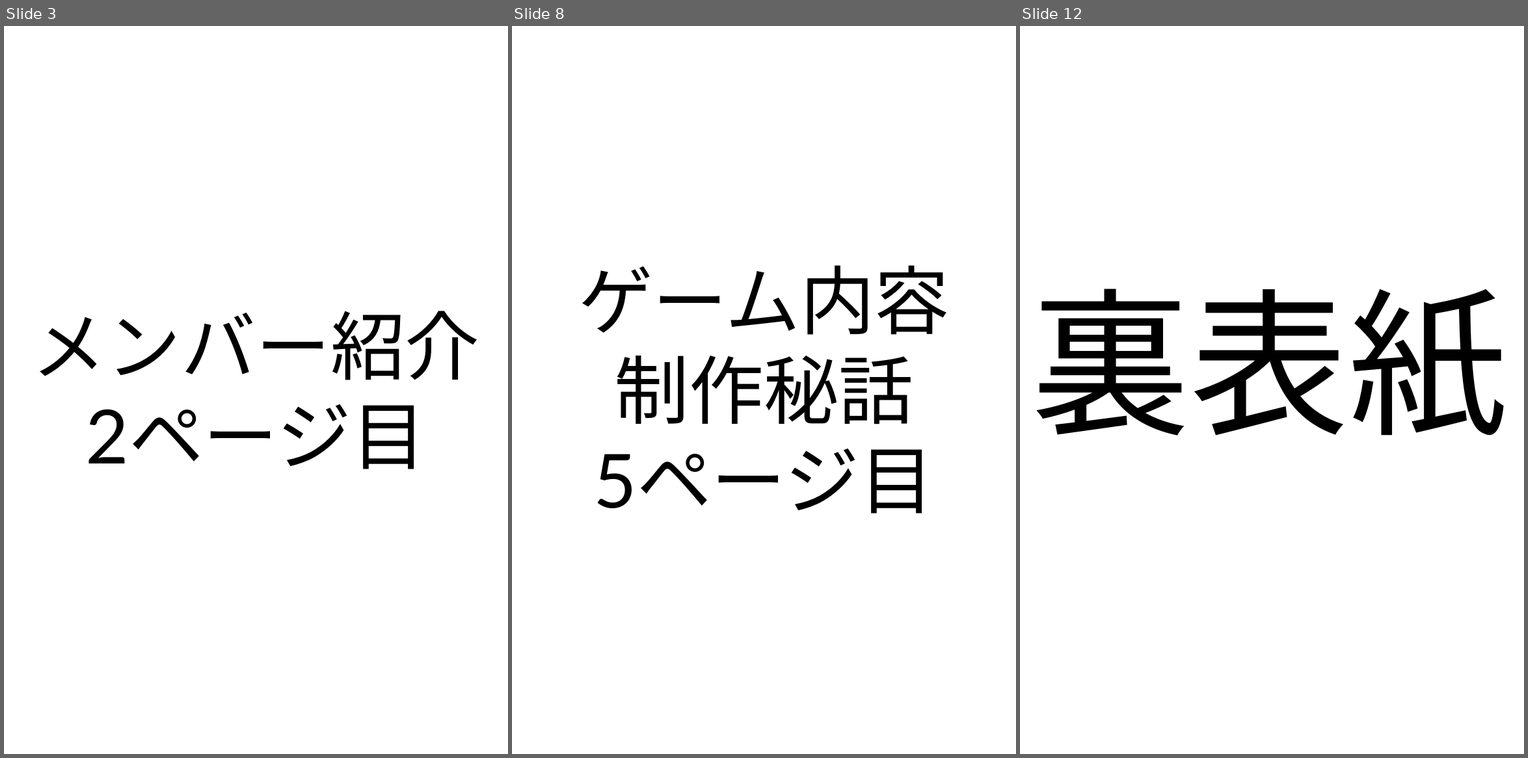
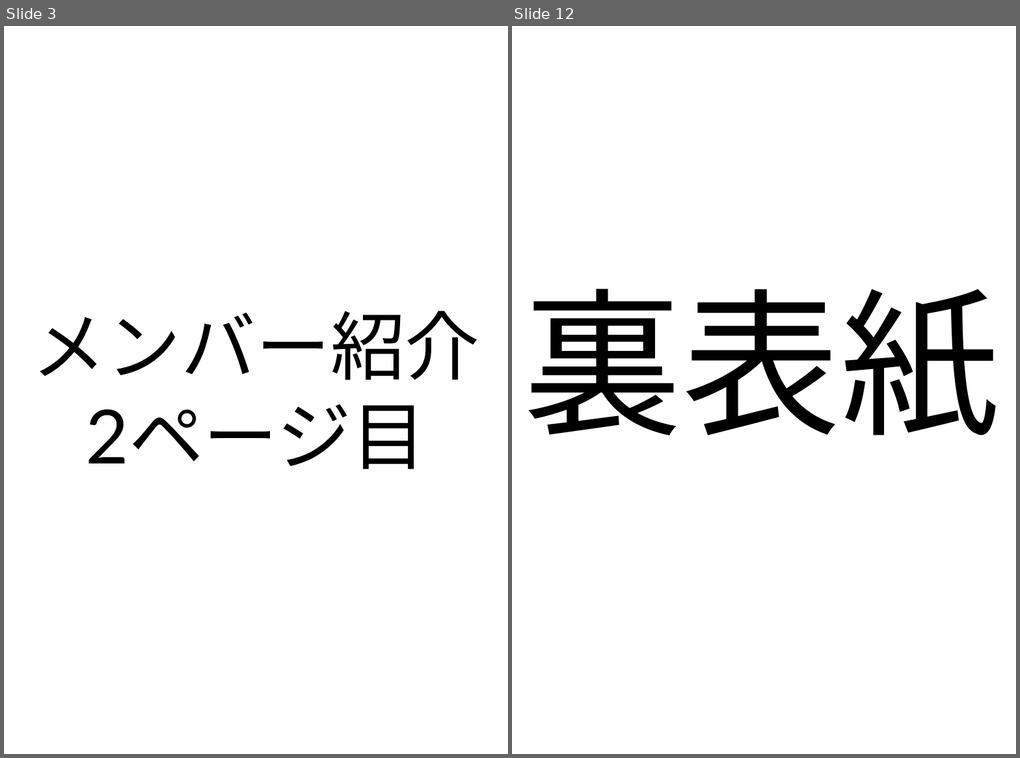
Before and after one commit to RitsukiObara/GraduationTeam, a slide deck: 07_Archive/Archive.pptx. Shown side by side, each under a label of ours: slides 3, 8 and 12 before the commit, slides 3 and 12 after it; the slides between them are not shown. The pictures are 1528x758 and 1020x758 pixels, drawn with LibreOffice and Linux fonts; fonts in the diff are those of the drawing. Boxes give left, top, right and bottom in pixels: in the first picture for what was removed or moved away, otherwise in the second. Text is boxed around its words. In the diff, an @@ line names an element or a change of style, - is before the commit and + after.

```diff
--- a/07_Archive/Archive.pptx
+++ b/07_Archive/Archive.pptx
@@ slide 8 removed at bbox=[512, 26, 1016, 754], background #FFFFFF @@
@@ text removed at bbox=[578, 265, 949, 514] @@
-ゲーム内容
-制作秘話
-5ページ目
```
Also in this commit, not shown: 6 slides changed, 2 slides added, 1 other slide removed.
